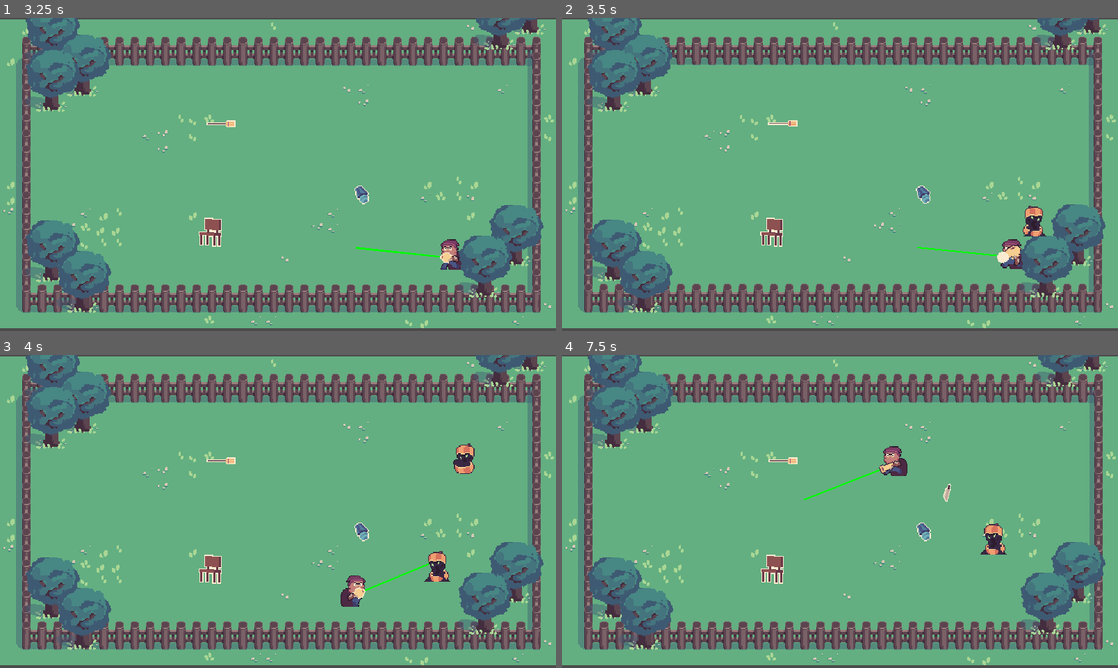
Above: before the commit, frames 1-4 (two rows, left to right).
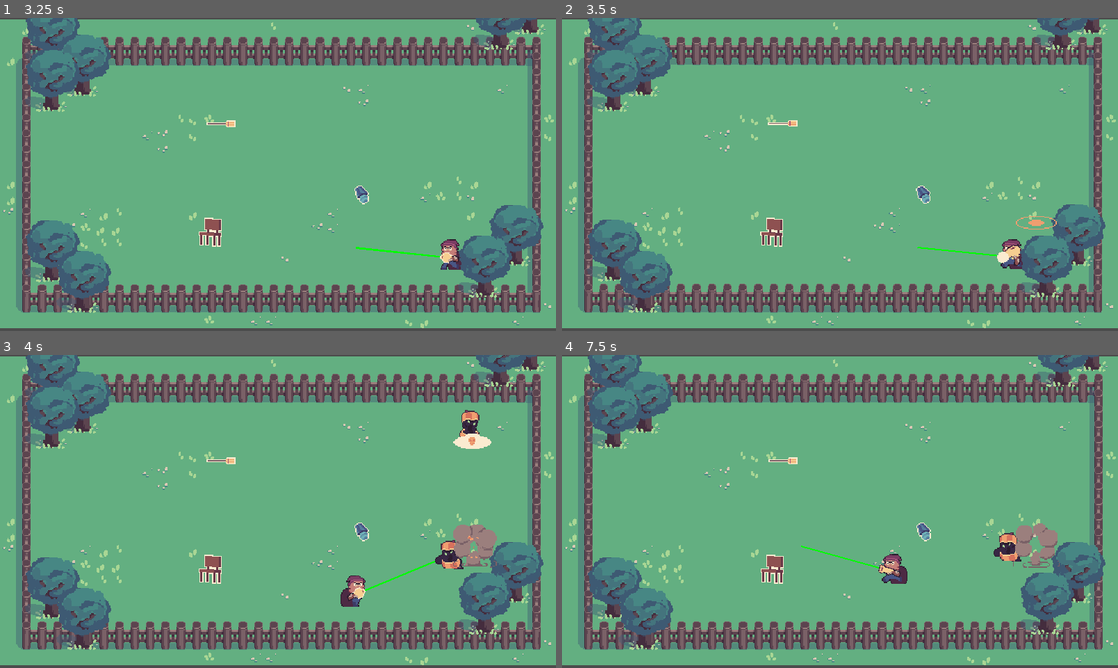
Above: after the commit, the same moments.

Repository: OceanBoy612/BrackeysJam2021
Game: Godot game, scene res://Code/World.tscn
Two runs of this game, one before a commit and one after it. Both use one fixed random seed, a clock stepped at 60 frames per second and the inputs below.
Inputs (mouse positions are in pixels of both pictures, inside the frame that each line leads up to):
- Up to frame 1 (3.25 s): tap Enter (ui_accept) at 0.5, 0.77, 1.52, 3.02 s; move the mouse to (400, 158) at 0.52 s; hold Right (ui_right) 0.53-1.28 s; move the mouse to (166, 190) at 1.27 s; hold Down (ui_down) 1.28-2.03 s; move the mouse to (333, 105) at 2.02 s; hold Right (ui_right) 2.03-2.78 s; move the mouse to (250, 237) at 2.77 s; hold Up (ui_up) from 2.78 s (still down)
- Up to frame 2 (3.5 s): keep holding Up (ui_up)
- Up to frame 3 (4 s): move the mouse to (444, 558) at 3.52 s; release Up (ui_up) at 3.53 s; hold Left (ui_left) from 3.53 s (still down); tap Enter (ui_accept) at 3.77 s
- Up to frame 4 (7.5 s): move the mouse to (673, 464) at 4.27 s; tap Enter (ui_accept) at 4.52, 6.02, 6.77 s; move the mouse to (867, 511) at 5.02 s; release Left (ui_left) at 5.03 s; hold Down (ui_down) 5.03-5.78 s; move the mouse to (756, 433) at 5.77 s; hold Right (ui_right) 5.78-6.53 s; move the mouse to (962, 495) at 6.52 s; hold Up (ui_up) 6.53-7.28 s; move the mouse to (728, 527) at 7.27 s; hold Right (ui_right) from 7.28 s (still down)

Frame 1 is identical in both runs. In frame 2, 0.3% of the frame differs, in the area x 81-89%, y 60-70%; in frame 3, 2.0%; in frame 4, 2.1%, in the area x 43-90%, y 29-74%.

Commit message:
Added spawn explosion to spawners

Diff:
--- a/src/Art/Spriteframes/Spawn_spriteframes.tres
+++ b/src/Art/Spriteframes/Spawn_spriteframes.tres
@@ -61,12 +61,12 @@
 [resource]
 animations = [ {
 "frames": [ SubResource( 1 ), SubResource( 2 ) ],
-"loop": true,
+"loop": false,
 "name": "Wind up",
 "speed": 10.0
 }, {
 "frames": [ SubResource( 3 ), SubResource( 4 ), SubResource( 5 ), SubResource( 6 ), SubResource( 7 ), SubResource( 8 ), SubResource( 9 ), SubResource( 10 ), SubResource( 11 ), SubResource( 12 ), SubResource( 13 ), SubResource( 14 ) ],
-"loop": true,
+"loop": false,
 "name": "Fire",
 "speed": 20.0
 } ]
--- a/src/Code/Bullets/GenericBullet.gd
+++ b/src/Code/Bullets/GenericBullet.gd
@@ -1,4 +1,7 @@
 extends KinematicBody2D
+
+
+signal died
 
 
 export var speed = 300
@@ -10,6 +13,7 @@
 	if rotate:
 		rotation_speed = rand_range(4, 12)
 
+
 func _physics_process(delta):
 	var _vel = move_and_slide(Vector2(1,0).rotated(rotation) * speed)
 	$Sprite.rotation +=  rotation_speed * delta
@@ -18,6 +22,12 @@
 		var col: KinematicCollision2D = get_slide_collision(i)
 		if col.collider.has_method("damage"):
 			col.collider.damage(damage)
-			queue_free()
-		if col.collider is TileMap:
-			queue_free() # hit a wall
+			die()
+		if col.collider is TileMap: # hit a wall
+			die()
+
+func die():
+	emit_signal("destroyed")
+	set_physics_process(false)
+
+	queue_free()
--- a/src/Code/Enemies/Enemy.tscn
+++ b/src/Code/Enemies/Enemy.tscn
@@ -14,9 +14,11 @@
 speed = 100
 
 [node name="Sprite" type="AnimatedSprite" parent="."]
+position = Vector2( 0, -15.9099 )
 frames = ExtResource( 1 )
 animation = "Walk"
 script = ExtResource( 3 )
 
 [node name="Shape" type="CollisionShape2D" parent="."]
+position = Vector2( 0, -15.9099 )
 shape = SubResource( 1 )
--- /dev/null
+++ b/src/Code/Fragmentation/Fragment.gd
@@ -0,0 +1,18 @@
+extends Node2D
+
+
+
+# splits the sprite into three
+#moves them
+#flashes
+#dies
+
+
+var text: Texture
+const splits = 3
+
+
+func _ready():
+	for i in range(splits):
+		pass
+	pass
--- /dev/null
+++ b/src/Code/Fragmentation/Fragment.tscn
@@ -0,0 +1,6 @@
+[gd_scene load_steps=2 format=2]
+
+[ext_resource path="res://Code/Fragmentation/Fragment.gd" type="Script" id=1]
+
+[node name="Fragment" type="Node2D"]
+script = ExtResource( 1 )
--- a/src/Code/Spawner/Spawner.gd
+++ b/src/Code/Spawner/Spawner.gd
@@ -20,6 +20,15 @@
 
 
 func _on_Timer_timeout():
+	spawn_entity()
+
+
+func spawn_entity():
+	$Sprite.show()
+	$Sprite.play("Wind up")
+	yield($Sprite, "animation_finished")
+	$Sprite.play("Fire")
+
 	if amount == 0:
 		emit_signal("destroyed")
 #		queue_free()
@@ -33,3 +42,6 @@
 	emit_signal("spawned_entity")
 
 	amount -= 1
+
+	yield($Sprite, "animation_finished")
+	$Sprite.hide()
--- a/src/Code/Spawner/Spawner.tscn
+++ b/src/Code/Spawner/Spawner.tscn
@@ -1,7 +1,8 @@
-[gd_scene load_steps=3 format=2]
+[gd_scene load_steps=4 format=2]
 
 [ext_resource path="res://Code/Spawner/Spawner.gd" type="Script" id=1]
 [ext_resource path="res://Code/Enemies/Enemy.tscn" type="PackedScene" id=2]
+[ext_resource path="res://Art/Spriteframes/Spawn_spriteframes.tres" type="SpriteFrames" id=3]
 
 [node name="Spawner" type="Position2D"]
 script = ExtResource( 1 )
@@ -9,6 +10,13 @@
 
 [node name="Timer" type="Timer" parent="."]
 
+[node name="Sprite" type="AnimatedSprite" parent="."]
+visible = false
+position = Vector2( 0, -13.2441 )
+z_index = 1
+frames = ExtResource( 3 )
+animation = "Wind up"
+
 [node name="SpawnedEntities" type="Node" parent="."]
 
 [connection signal="timeout" from="Timer" to="." method="_on_Timer_timeout"]
